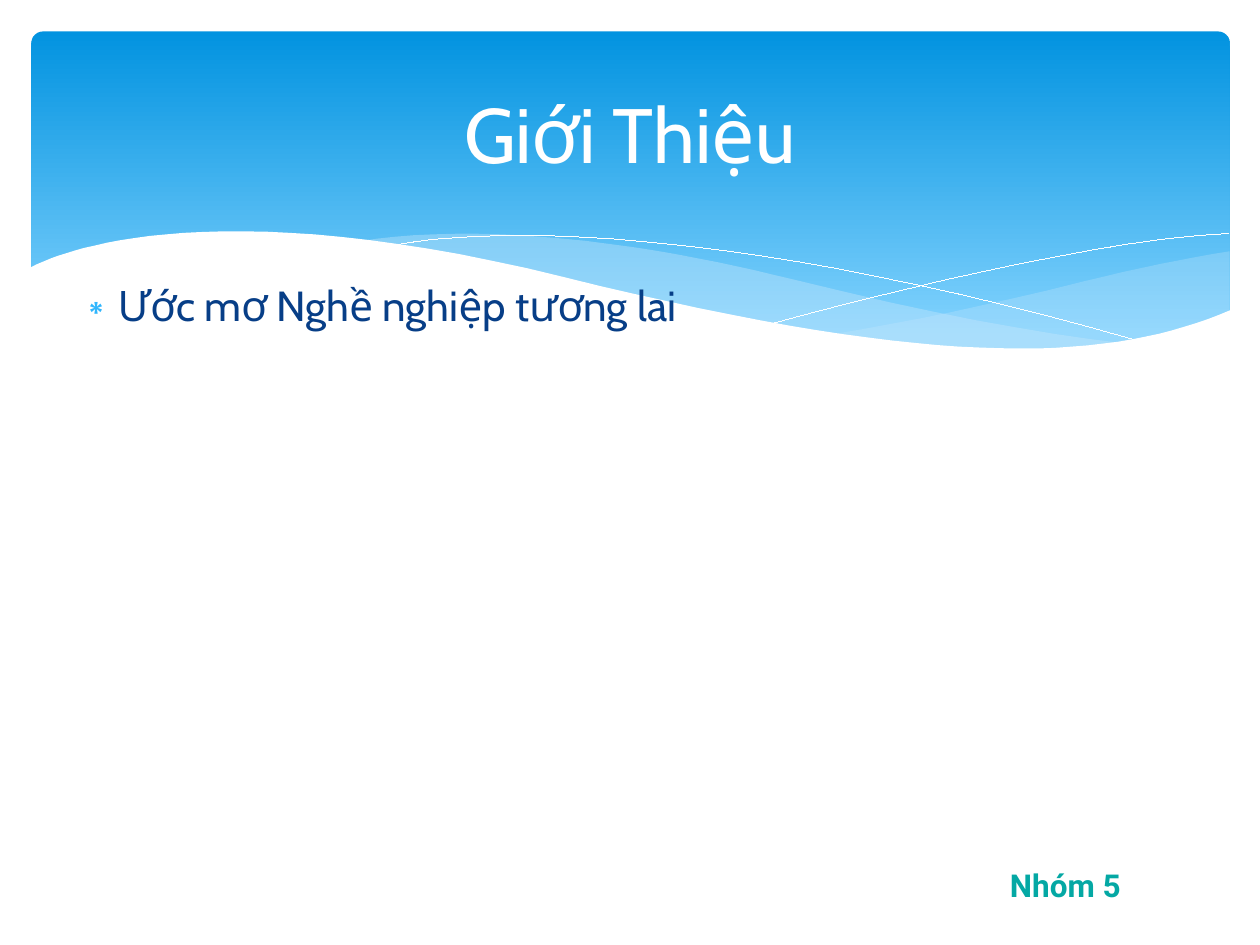
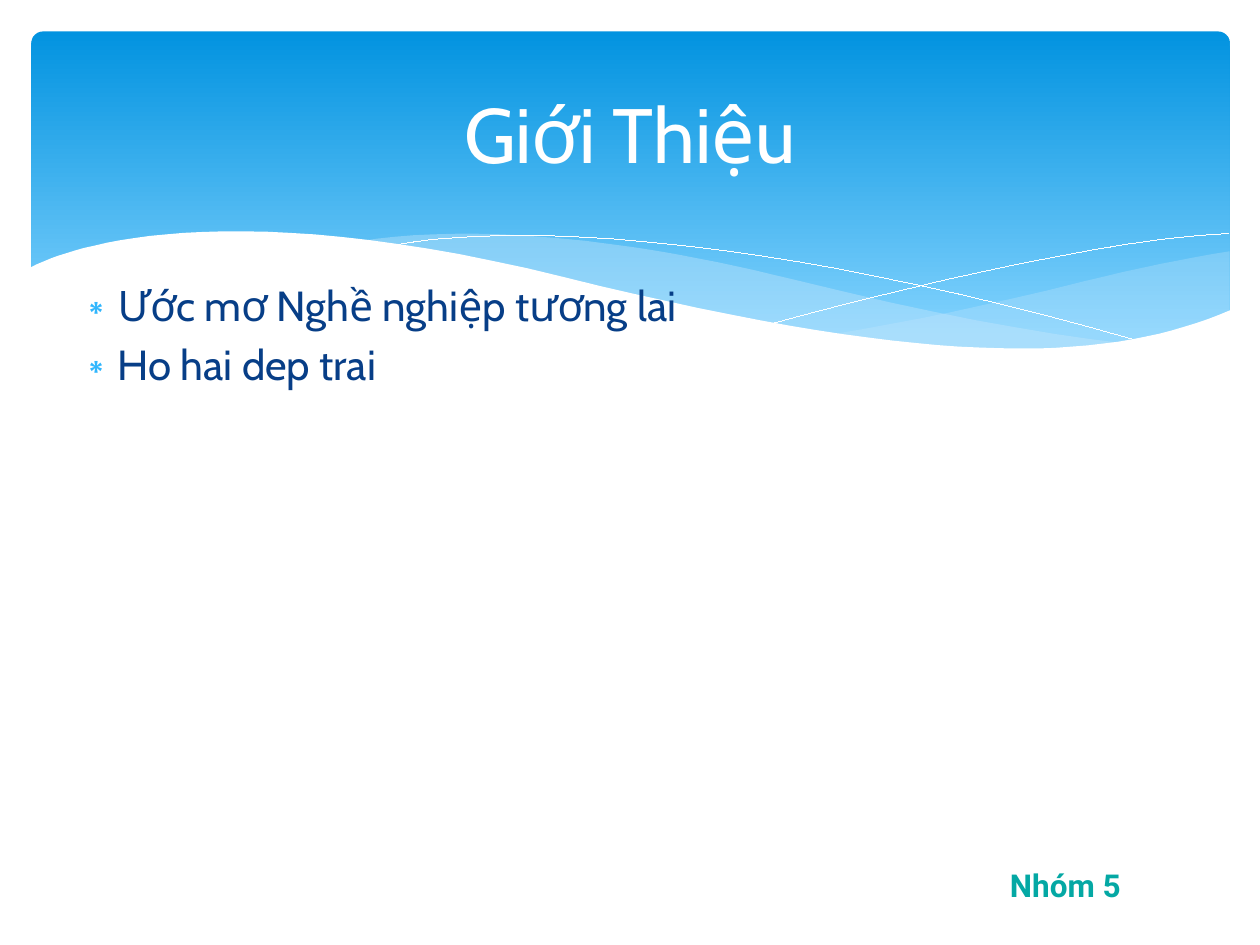
Before and after one commit to minhoang0096/nhom5, a slide deck: slide 3 of Nhóm 5.pptx. Drawn at 1260x945 pixels with LibreOffice and Linux fonts; fonts in the diff are those of the drawing; background and template pictures are left out. Boxes give left, top, right and bottom in pixels: in the first picture for what was removed or moved away, otherwise in the second. Text is boxed around its words. In the diff, an @@ line names an element or a change of style, - is before the commit and + after.

Commit message:
gioi thieu
by ho hai

```diff
--- a/Nhóm 5.pptx
+++ b/Nhóm 5.pptx
@@ text at [118, 348, 376, 390]: paragraph added @@
+∗ Ho hai dep trai
```
